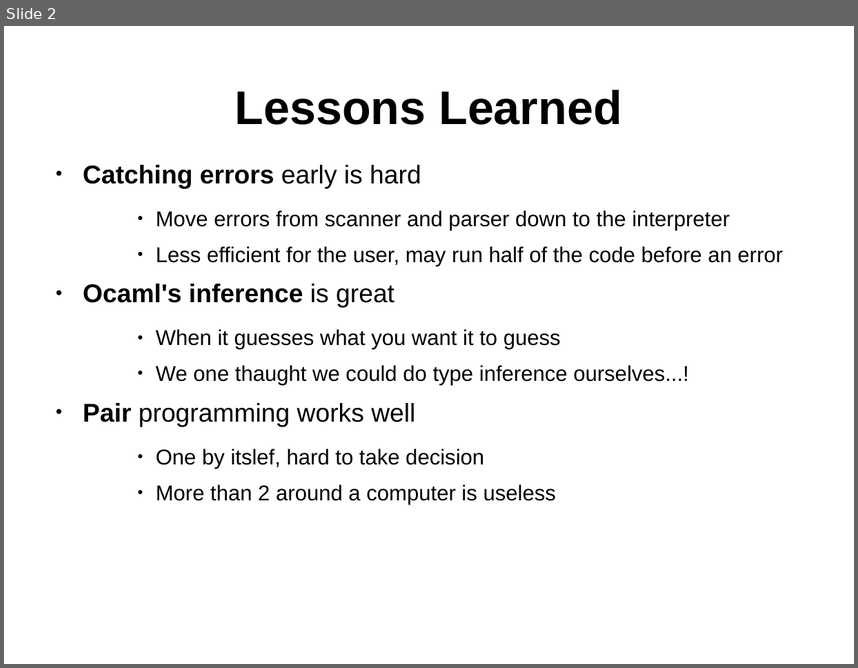
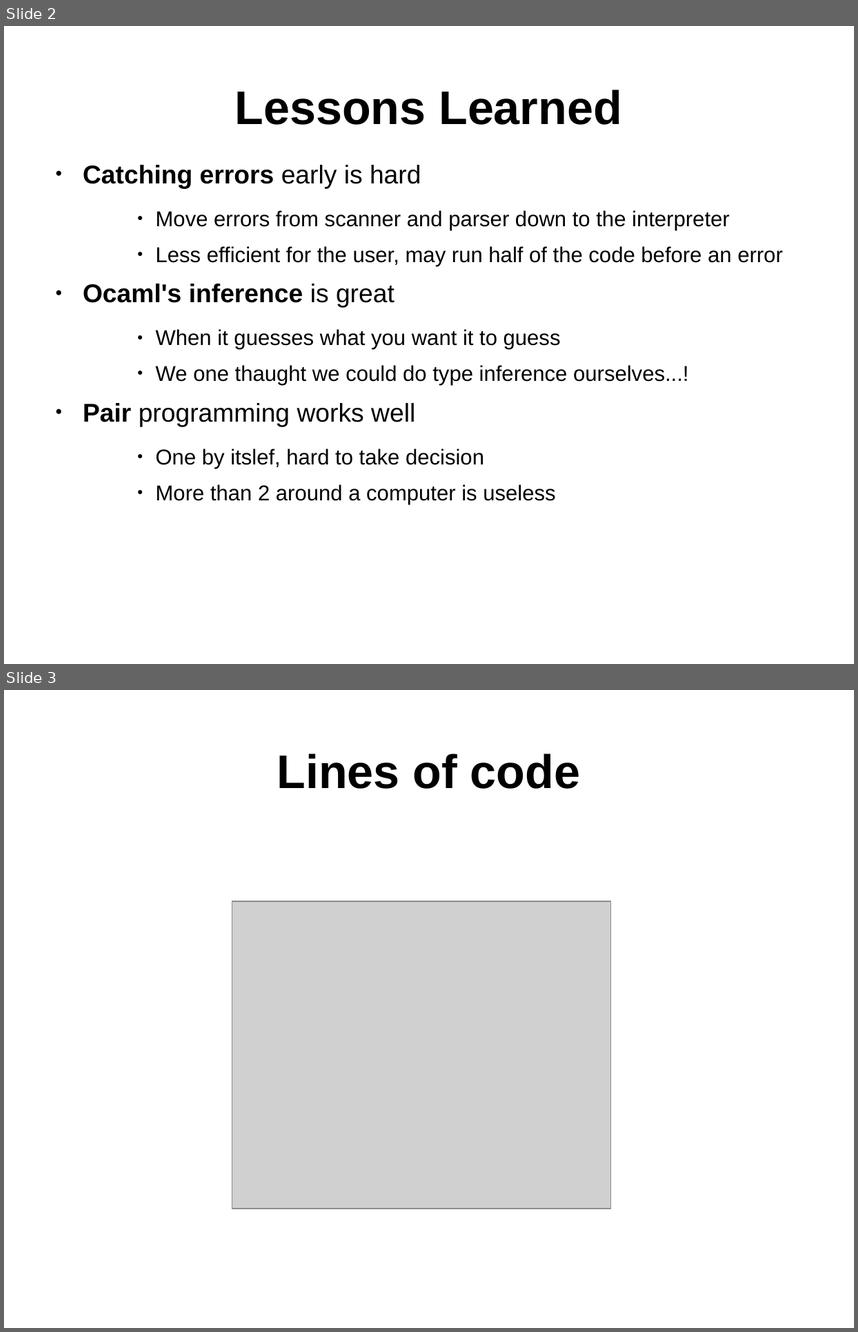
Before and after one commit to waseemilahi/drul, a slide deck: Presentation/Part4.ppt. Shown one above the other, each under a label of ours: slide 2 before the commit, slides 2 and 3 after it. The pictures are 858x668 and 858x1332 pixels, drawn with LibreOffice and Linux fonts; fonts in the diff are those of the drawing; grey boxes stand for pictures. Boxes give left, top, right and bottom in pixels: in the first picture for what was removed or moved away, otherwise in the second. Text is boxed around its words. In the diff, an @@ line names an element or a change of style, - is before the commit and + after.

Commit message:
lines of code added

```diff
--- a/Presentation/Part4.ppt
+++ b/Presentation/Part4.ppt
@@ slide 3 added at [4,690,854,1328], background #FFFFFF @@
@@ title added at [277,753,580,789], 44 pt, text #000000, bold @@
+Lines of code
@@ picture added at [232,901,611,1208] @@
@@ slide 2 changed as well @@
@@ text "Catching errors early is hard" at [83,165,783,504]: indent changed @@
```
Also in this commit, not shown: 1 other slide changed.
